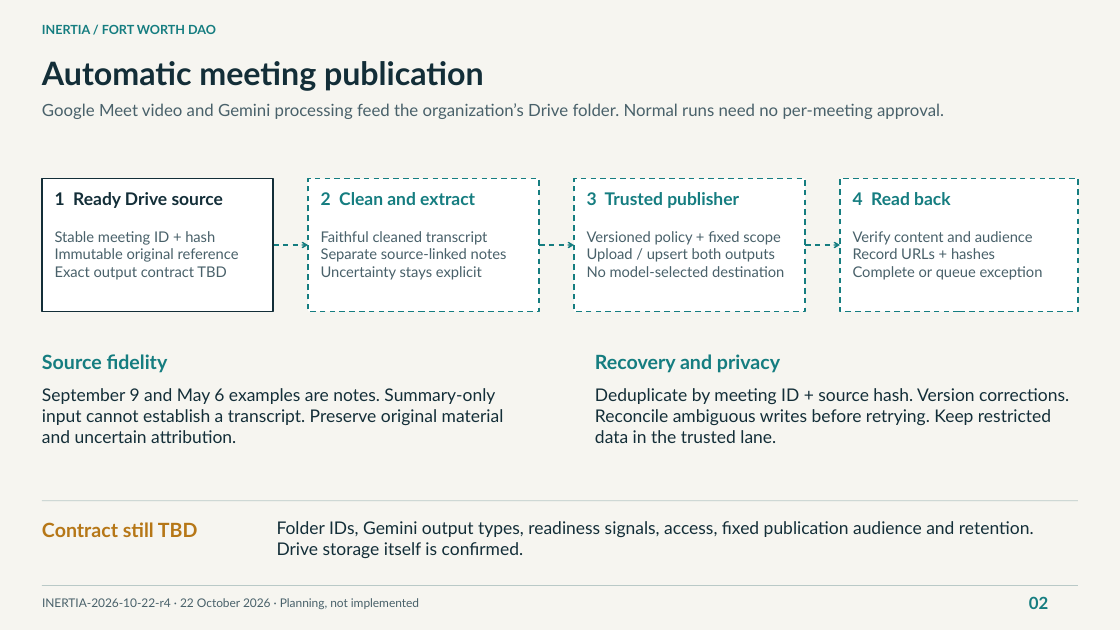
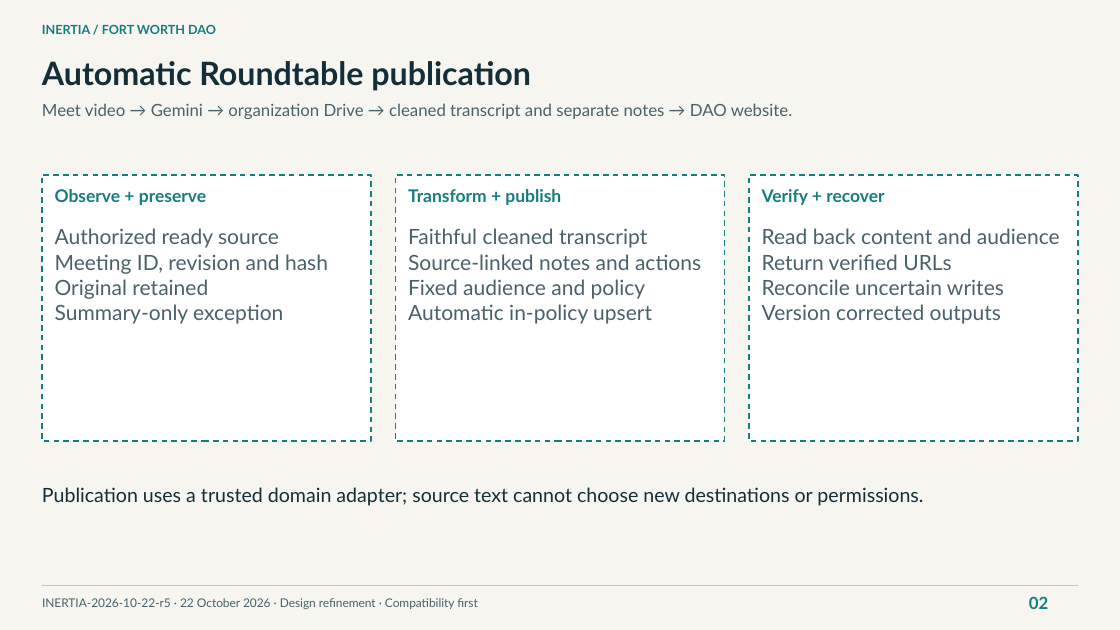
Before and after one commit to NetRxn/Inertia, a slide deck: slide 2 of Inertia-Architecture.pptx. Drawn at 1120x630 pixels with LibreOffice and Linux fonts; fonts in the diff are those of the drawing. Boxes give left, top, right and bottom in pixels: in the first picture for what was removed or moved away, otherwise in the second. Text is boxed around its words. In the diff, an @@ line names an element or a change of style, - is before the commit and + after.

Commit message:
docs: align Inertia with native Paperclip and Buzz reuse model

```diff
--- a/Inertia-Architecture.pptx
+++ b/Inertia-Architecture.pptx
@@ text at (42,61,531,91): text changed @@
-Automatic meeting publication
+Automatic Roundtable publication
@@ text at (42,103,792,119): text changed @@
-Google Meet video and Gemini processing feed the organization’s Drive folder. Normal runs need no per-meeting approval.
+Meet video → Gemini → organization Drive → cleaned transcript and separate notes → DAO website.
@@ rectangle removed at (42,179,273,312) @@
@@ rectangle added at (42,175,371,441), fill #FFFFFF, outline #157D80 1.5 pt dashed @@
@@ rectangle removed at (308,179,539,312) @@
@@ rectangle: place and size @@
-rectangle at (574,179,805,312)
+rectangle at (396,175,725,441)
@@ rectangle: place and size @@
-rectangle at (840,179,1078,312)
+rectangle at (749,175,1078,441)
@@ text removed at (55,192,223,208) @@
-1 Ready Drive source
@@ text added at (55,189,206,205), 18.8 pt, text #157D80, bold @@
+Observe + preserve
@@ text removed at (321,192,475,205) @@
-2 Clean and extract
@@ text added at (408,189,561,205), 18.8 pt, text #157D80, bold @@
+Transform + publish
@@ text removed at (587,192,739,208) @@
-3 Trusted publisher
@@ text added at (762,189,884,205), 18.8 pt, text #157D80, bold @@
+Verify + recover
@@ text removed at (853,192,950,205) @@
-4 Read back
@@ text removed at (55,231,239,280) @@
-Stable meeting ID + hash
-Immutable original reference
-Exact output contract TBD
@@ text added at (55,228,328,324), 22.5 pt, text #49616A @@
+Authorized ready source
+Meeting ID, revision and hash
+Original retained
+Summary-only exception
@@ text removed at (321,231,507,280) @@
-Faithful cleaned transcript
-Separate source-linked notes
-Uncertainty stays explicit
@@ text added at (408,228,701,324), 22.5 pt, text #49616A @@
+Faithful cleaned transcript
+Source-linked notes and actions
+Fixed audience and policy
+Automatic in-policy upsert
@@ text removed at (587,231,784,277) @@
-Versioned policy + fixed scope
-Upload / upsert both outputs
-No model-selected destination
@@ text added at (762,228,1060,324), 22.5 pt, text #49616A @@
+Read back content and audience
+Return verified URLs
+Reconcile uncertain writes
+Version corrected outputs
@@ text removed at (853,231,1043,280) @@
-Verify content and audience
-Record URLs + hashes
-Complete or queue exception
@@ arrow removed from (273, 245) to (308, 245) @@
@@ arrow removed from (539, 245) to (574, 245) @@
@@ arrow removed from (805, 245) to (840, 245) @@
@@ text removed at (42,354,168,373) @@
-Source fidelity
@@ text removed at (595,354,780,373) @@
-Recovery and privacy
@@ text removed at (42,388,504,443) @@
-September 9 and May 6 examples are notes. Summary-only input cannot establish a transcript. Preserve original material and uncertain attribution.
@@ text removed at (595,388,1069,443) @@
-Deduplicate by meeting ID + source hash. Version corrections. Reconcile ambiguous writes before retrying. Keep restricted data in the trusted lane.
@@ rectangle removed at (42,501,1078,501) @@
@@ text added at (42,487,923,506), 21 pt, text #132E38 @@
+Publication uses a trusted domain adapter; source text cannot choose new destinations or permissions.
@@ text removed at (42,522,198,537) @@
-Contract still TBD
@@ text removed at (277,521,1034,558) @@
-Folder IDs, Gemini output types, readiness signals, access, fixed publication audience and retention. Drive storage itself is confirmed.
@@ text at (42,598,478,609): text changed @@
-INERTIA-2026-10-22-r4 · 22 October 2026 · Planning, not implemented
+INERTIA-2026-10-22-r5 · 22 October 2026 · Design refinement · Compatibility first
```
Also in this commit, not shown: 1 other slide changed, 5 slides added, 5 slides removed, 5 other files.
